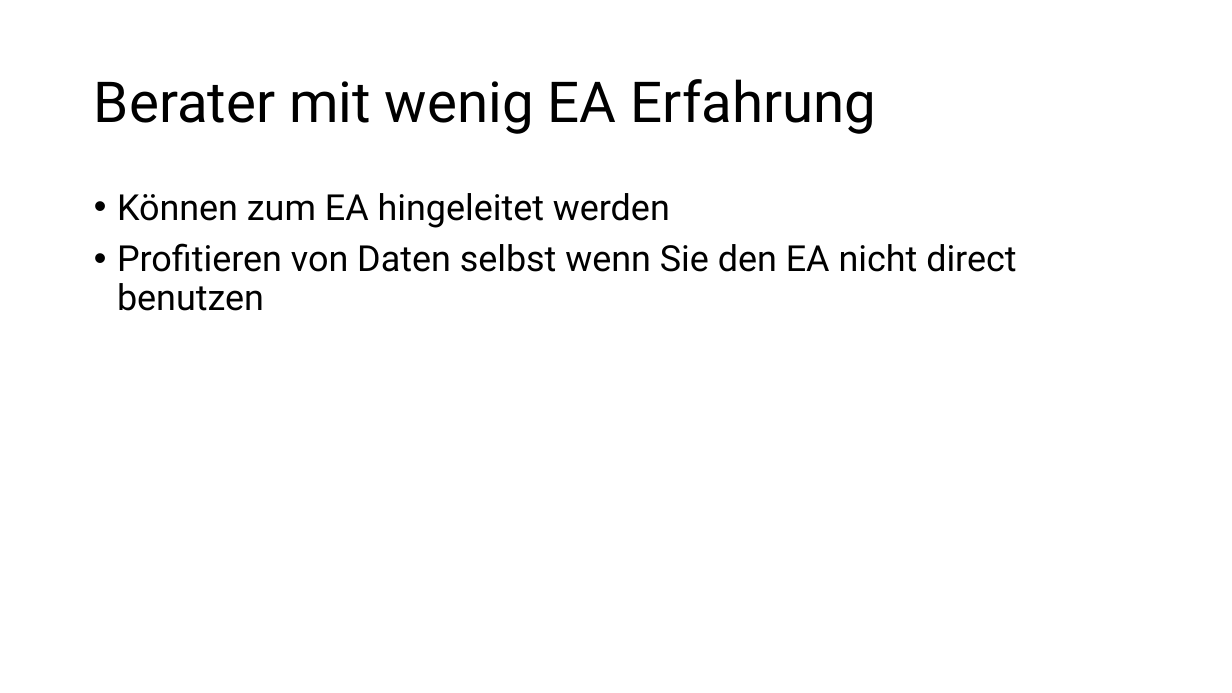
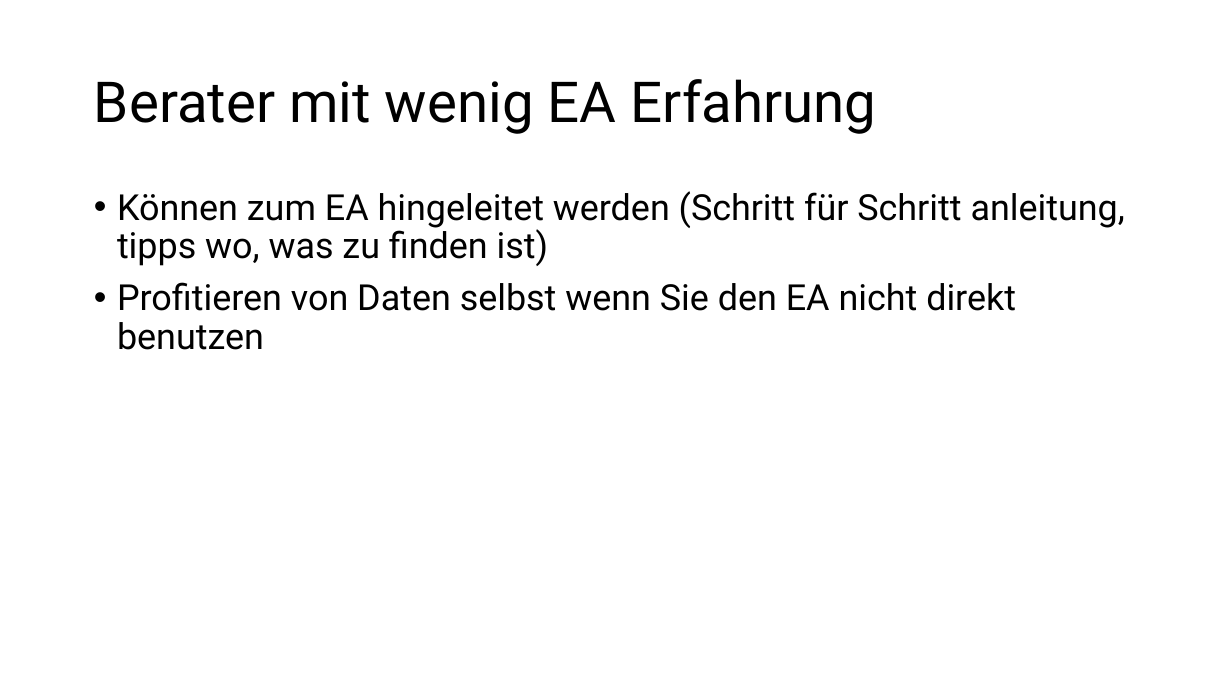
Before and after one commit to gladklo/bachelorThesis, a slide deck: slide 4 of Nico-Silas.pptx (slide 5 before the commit). Drawn at 1232x693 pixels with LibreOffice and Linux fonts; fonts in the diff are those of the drawing. Boxes give left, top, right and bottom in pixels: in the first picture for what was removed or moved away, otherwise in the second. Text is boxed around its words. In the diff, an @@ line names an element or a change of style, - is before the commit and + after.

```diff
--- a/Nico-Silas.pptx
+++ b/Nico-Silas.pptx
@@ text at [117,191,1125,350]: text changed @@
-• Können zum EA hingeleitet werden
-• Profitieren von Daten selbst wenn Sie den EA nicht direct benutzen
+• Können zum EA hingeleitet werden (Schritt für Schritt anleitung, tipps wo, was zu finden ist)
+• Profitieren von Daten selbst wenn Sie den EA nicht direkt benutzen
```
Also in this commit, not shown: 2 other slides changed, 1 slide removed, 1 other file.
